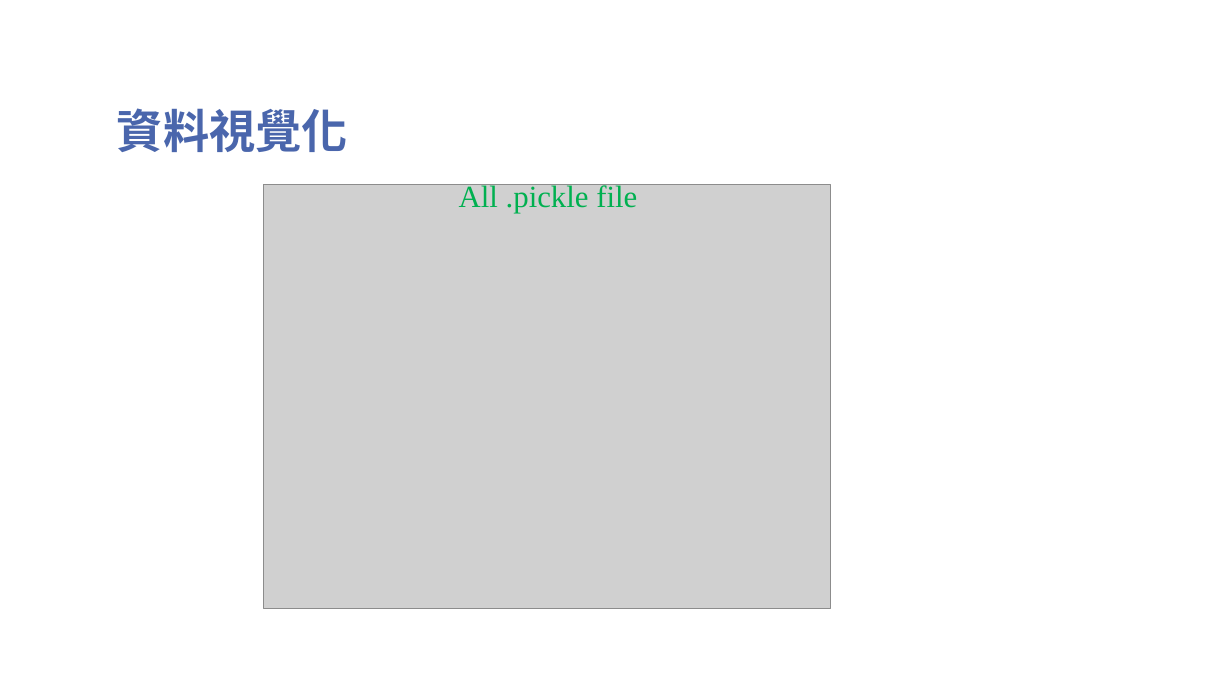
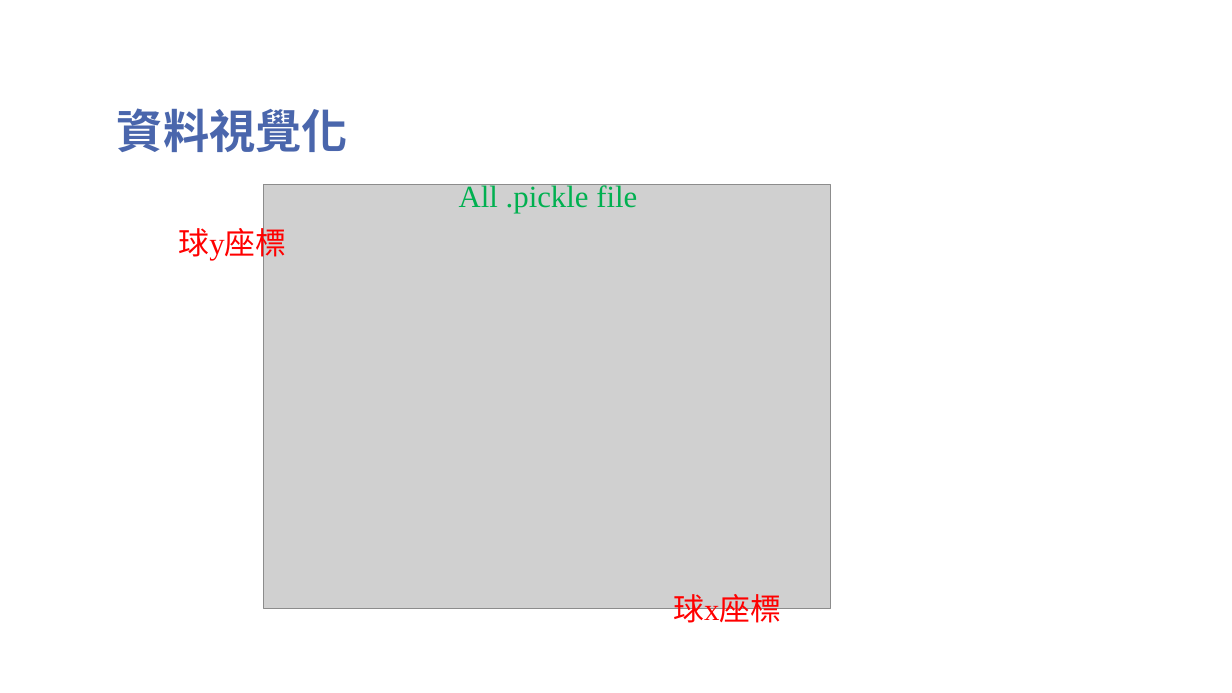
Before and after one commit to HsuTengHsiung/mechine-learning, a slide deck: slide 9 of HW3/機器學習需求文件.pptx. Drawn at 1232x693 pixels with LibreOffice and Linux fonts; fonts in the diff are those of the drawing; grey boxes stand for pictures; background and template pictures are left out. Boxes give left, top, right and bottom in pixels: in the first picture for what was removed or moved away, otherwise in the second. Text is boxed around its words. In the diff, an @@ line names an element or a change of style, - is before the commit and + after.

```diff
--- a/HW3/機器學習需求文件.pptx
+++ b/HW3/機器學習需求文件.pptx
@@ text added at (178,223,286,263), 24 pt, text #FF0000 @@
+球y座標
@@ text added at (673,589,781,629), 24 pt, text #FF0000 @@
+球x座標
```
Also in this commit, not shown: 1 other file.
